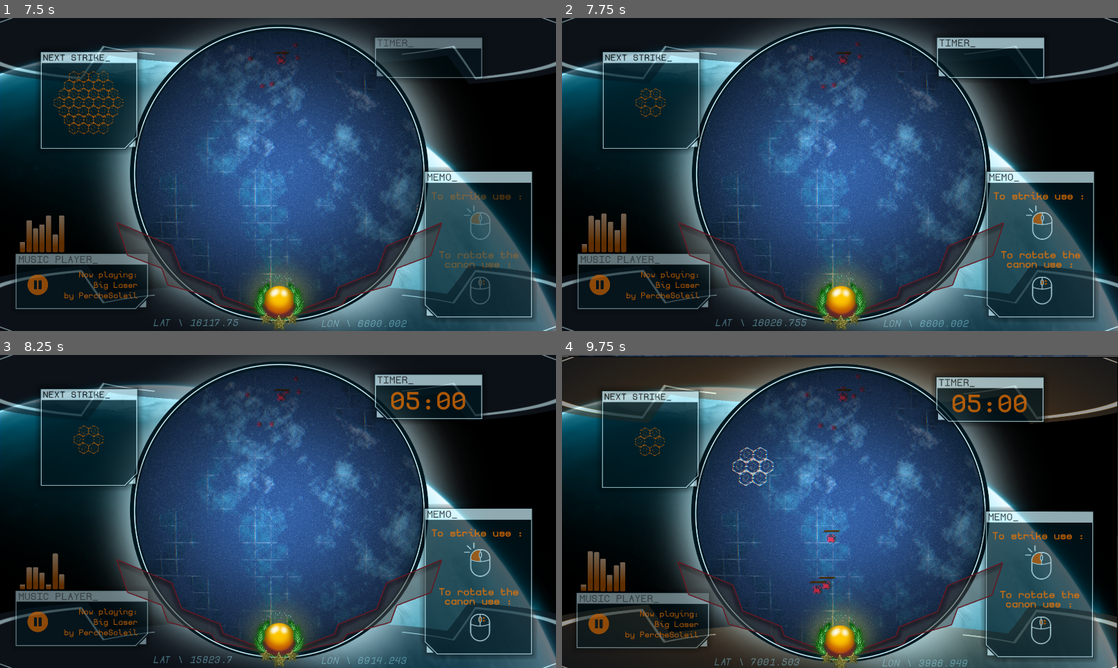
Above: before the commit, frames 1-4 (two rows, left to right).
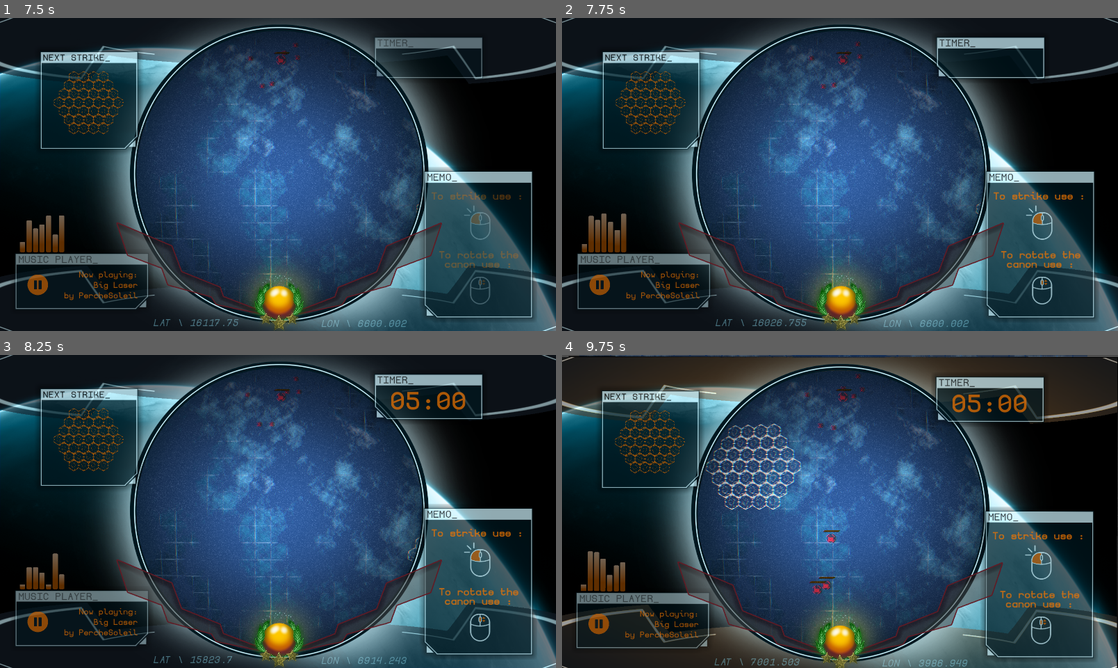
Above: after the commit, the same moments.

Repository: Rheyles/Semi-Surgical-Strike---GMTK2024
Game: Godot game, scene res://Scenes/main/main.tscn
Two runs of this game, one before a commit and one after it. Both use one fixed random seed, a clock stepped at 60 frames per second and the inputs below.
Inputs (mouse positions are in pixels of both pictures, inside the frame that each line leads up to):
- Up to frame 1 (7.5 s): move the mouse to (400, 158) at 0.52 s; click (400, 158) at 0.6 s; move the mouse to (166, 190) at 1.27 s; right-click (166, 190) at 1.35 s; tap Enter at 2, 2.75, 3.5 s; move the mouse to (333, 105) at 2.02 s; tap Mouse wheel down (Rotate_Down) at 2.1, 5.1 s; move the mouse to (250, 237) at 2.77 s; tap Mouse wheel up (Rotate_Up) at 2.85, 5.85 s; move the mouse to (444, 221) at 3.52 s; click (444, 221) at 3.6 s; move the mouse to (444, 221) at 4.27 s; right-click (444, 221) at 4.35 s; move the mouse to (450, 208) at 5.02 s; move the mouse to (461, 208) at 5.77 s; move the mouse to (478, 208) at 6.52 s; click (478, 208) at 6.6 s; move the mouse to (461, 208) at 7.27 s; right-click (461, 208) at 7.35 s
- Up to frame 2 (7.75 s): no input
- Up to frame 3 (8.25 s): move the mouse to (455, 558) at 8.02 s; tap Mouse wheel down (Rotate_Down) at 8.1 s
- Up to frame 4 (9.75 s): move the mouse to (1006, 558) at 8.77 s; tap Mouse wheel up (Rotate_Up) at 8.85 s; move the mouse to (656, 430) at 9.52 s; click (656, 430) at 9.6 s

Frame 1 is identical in both runs. In frame 2, 0.5% of the frame differs, in the area x 9-76%, y 16-63%; in frame 3, 0.6%; in frame 4, 2.0%, in the area x 9-44%, y 17-50%.

Commit message:
Next pattern BEFORE the reload

Diff:
--- a/Scenes/Canon/canon.gd
+++ b/Scenes/Canon/canon.gd
@@ -47,7 +47,7 @@
 
 var move_tween
 @export var move_speed: float = 0.3
-@export var base_reload_delay: float = 2.5
+@export var base_reload_delay: float = 3
 @export var reload_delay_bonus: float = 0.2
 @export var impact_delay: float = 0.9
 var reload_delay : float = 4
@@ -87,8 +87,6 @@
 				error_text.text = "... ERROR"
 			ready_to_shoot = true
 			reload_timer = 0
-			_load_Next_Pattern()
-
 			for hex in canonNode_array.size():
 				canonNode_array[hex].get_node("Sprite2D").modulate = Color.WHITE
 
@@ -128,16 +126,12 @@
 	energy.tween_property(laserLight,"energy", 9.5,0.1)
 	energy.tween_property(laserLight,"energy", 0,0.2)
 
-
 #Setup et Delay avant le tir
 	move_tween.kill()
 	ready_to_shoot = false
 	follow_mouse = false
 	await  get_tree().create_timer(impact_delay).timeout
 #Call activate canonNode shoot function
-
-
-#Global VFX (ScreenShake, distortion sur l'écran ?)
 	for hex in canonNode_array.size():
 		if canonNode_array[hex].visible == true:
 			canonNode_array[hex].nodeShoot()
@@ -145,7 +139,6 @@
 	shader_disto_toggle(true)
 	error_text._start(2,6,false)
 	caution_text._start(2,6,false)
-
 #SFX
 
 # End state
@@ -154,10 +147,11 @@
 	#print(str(GAME.enemy_killed_list.size()) + " target erased from the surface....")
 	#print(str(GAME.allied_killed_list.size()) + " friends fallen for democracy !! <3 <3")
 	reload_delay = base_reload_delay - (GAME.last_shot_kills * reload_delay_bonus)
-	if reload_delay <= 1:
-		reload_delay = 1
+	if reload_delay <= 1.5:
+		reload_delay = 1.5
 	print("reload delay after : " + str(GAME.last_shot_kills) + "kills is " + str(reload_delay))
 	GAME.last_shot_kills = 0
+	_load_Next_Pattern()
 
 func _load_Next_Pattern():
 	current_pattern_index = next_pattern_index
--- a/Scenes/main/main.tscn
+++ b/Scenes/main/main.tscn
@@ -164,6 +164,65 @@
 "values": [Color(1, 1, 1, 1)]
 }
 
+[sub_resource type="Animation" id="Animation_evxbf"]
+resource_name = "close_windows"
+tracks/0/type = "method"
+tracks/0/imported = false
+tracks/0/enabled = true
+tracks/0/path = NodePath("Music Player/AnimationPlayer")
+tracks/0/interp = 1
+tracks/0/loop_wrap = true
+tracks/0/keys = {
+"times": PackedFloat32Array(0.5),
+"transitions": PackedFloat32Array(1),
+"values": [{
+"args": ["appear", -1],
+"method": &"play_backwards"
+}]
+}
+tracks/1/type = "method"
+tracks/1/imported = false
+tracks/1/enabled = true
+tracks/1/path = NodePath("Memo/AnimationPlayer")
+tracks/1/interp = 1
+tracks/1/loop_wrap = true
+tracks/1/keys = {
+"times": PackedFloat32Array(0),
+"transitions": PackedFloat32Array(1),
+"values": [{
+"args": ["appear", -1],
+"method": &"play_backwards"
+}]
+}
+tracks/2/type = "method"
+tracks/2/imported = false
+tracks/2/enabled = true
+tracks/2/path = NodePath("NextStrike/AnimationPlayer")
+tracks/2/interp = 1
+tracks/2/loop_wrap = true
+tracks/2/keys = {
+"times": PackedFloat32Array(0.2),
+"transitions": PackedFloat32Array(1),
+"values": [{
+"args": ["appear", -1],
+"method": &"play_backwards"
+}]
+}
+tracks/3/type = "method"
+tracks/3/imported = false
+tracks/3/enabled = true
+tracks/3/path = NodePath("Timer/AnimationPlayer")
+tracks/3/interp = 1
+tracks/3/loop_wrap = true
+tracks/3/keys = {
+"times": PackedFloat32Array(1),
+"transitions": PackedFloat32Array(1),
+"values": [{
+"args": ["appear", -1],
+"method": &"play_backwards"
+}]
+}
+
 [sub_resource type="Animation" id="Animation_skirg"]
 resource_name = "deploy_ui"
 length = 2.7
@@ -426,6 +485,65 @@
 "values": [true]
 }
 
+[sub_resource type="Animation" id="Animation_0m35l"]
+resource_name = "open_windows"
+tracks/0/type = "method"
+tracks/0/imported = false
+tracks/0/enabled = true
+tracks/0/path = NodePath("NextStrike/AnimationPlayer")
+tracks/0/interp = 1
+tracks/0/loop_wrap = true
+tracks/0/keys = {
+"times": PackedFloat32Array(0.2),
+"transitions": PackedFloat32Array(1),
+"values": [{
+"args": ["appear", -1, 1.0, false],
+"method": &"play"
+}]
+}
+tracks/1/type = "method"
+tracks/1/imported = false
+tracks/1/enabled = true
+tracks/1/path = NodePath("Memo/AnimationPlayer")
+tracks/1/interp = 1
+tracks/1/loop_wrap = true
+tracks/1/keys = {
+"times": PackedFloat32Array(0.6),
+"transitions": PackedFloat32Array(1),
+"values": [{
+"args": ["appear", -1, 1.0, false],
+"method": &"play"
+}]
+}
+tracks/2/type = "method"
+tracks/2/imported = false
+tracks/2/enabled = true
+tracks/2/path = NodePath("Music Player/AnimationPlayer")
+tracks/2/interp = 1
+tracks/2/loop_wrap = true
+tracks/2/keys = {
+"times": PackedFloat32Array(0),
+"transitions": PackedFloat32Array(1),
+"values": [{
+"args": ["appear", -1, 1.0, false],
+"method": &"play"
+}]
+}
+tracks/3/type = "method"
+tracks/3/imported = false
+tracks/3/enabled = true
+tracks/3/path = NodePath("Timer/AnimationPlayer")
+tracks/3/interp = 1
+tracks/3/loop_wrap = true
+tracks/3/keys = {
+"times": PackedFloat32Array(1),
+"transitions": PackedFloat32Array(1),
+"values": [{
+"args": ["appear", -1, 1.0, false],
+"method": &"play"
+}]
+}
+
 [sub_resource type="Animation" id="Animation_ib28x"]
 resource_name = "start_game"
 length = 3.0
@@ -610,124 +728,6 @@
 "transitions": PackedFloat32Array(1),
 "update": 1,
 "values": [false]
-}
-
-[sub_resource type="Animation" id="Animation_0m35l"]
-resource_name = "open_windows"
-tracks/0/type = "method"
-tracks/0/imported = false
-tracks/0/enabled = true
-tracks/0/path = NodePath("NextStrike/AnimationPlayer")
-tracks/0/interp = 1
-tracks/0/loop_wrap = true
-tracks/0/keys = {
-"times": PackedFloat32Array(0.2),
-"transitions": PackedFloat32Array(1),
-"values": [{
-"args": ["appear", -1, 1.0, false],
-"method": &"play"
-}]
-}
-tracks/1/type = "method"
-tracks/1/imported = false
-tracks/1/enabled = true
-tracks/1/path = NodePath("Memo/AnimationPlayer")
-tracks/1/interp = 1
-tracks/1/loop_wrap = true
-tracks/1/keys = {
-"times": PackedFloat32Array(0.6),
-"transitions": PackedFloat32Array(1),
-"values": [{
-"args": ["appear", -1, 1.0, false],
-"method": &"play"
-}]
-}
-tracks/2/type = "method"
-tracks/2/imported = false
-tracks/2/enabled = true
-tracks/2/path = NodePath("Music Player/AnimationPlayer")
-tracks/2/interp = 1
-tracks/2/loop_wrap = true
-tracks/2/keys = {
-"times": PackedFloat32Array(0),
-"transitions": PackedFloat32Array(1),
-"values": [{
-"args": ["appear", -1, 1.0, false],
-"method": &"play"
-}]
-}
-tracks/3/type = "method"
-tracks/3/imported = false
-tracks/3/enabled = true
-tracks/3/path = NodePath("Timer/AnimationPlayer")
-tracks/3/interp = 1
-tracks/3/loop_wrap = true
-tracks/3/keys = {
-"times": PackedFloat32Array(1),
-"transitions": PackedFloat32Array(1),
-"values": [{
-"args": ["appear", -1, 1.0, false],
-"method": &"play"
-}]
-}
-
-[sub_resource type="Animation" id="Animation_evxbf"]
-resource_name = "close_windows"
-tracks/0/type = "method"
-tracks/0/imported = false
-tracks/0/enabled = true
-tracks/0/path = NodePath("Music Player/AnimationPlayer")
-tracks/0/interp = 1
-tracks/0/loop_wrap = true
-tracks/0/keys = {
-"times": PackedFloat32Array(0.5),
-"transitions": PackedFloat32Array(1),
-"values": [{
-"args": ["appear", -1],
-"method": &"play_backwards"
-}]
-}
-tracks/1/type = "method"
-tracks/1/imported = false
-tracks/1/enabled = true
-tracks/1/path = NodePath("Memo/AnimationPlayer")
-tracks/1/interp = 1
-tracks/1/loop_wrap = true
-tracks/1/keys = {
-"times": PackedFloat32Array(0),
-"transitions": PackedFloat32Array(1),
-"values": [{
-"args": ["appear", -1],
-"method": &"play_backwards"
-}]
-}
-tracks/2/type = "method"
-tracks/2/imported = false
-tracks/2/enabled = true
-tracks/2/path = NodePath("NextStrike/AnimationPlayer")
-tracks/2/interp = 1
-tracks/2/loop_wrap = true
-tracks/2/keys = {
-"times": PackedFloat32Array(0.2),
-"transitions": PackedFloat32Array(1),
-"values": [{
-"args": ["appear", -1],
-"method": &"play_backwards"
-}]
-}
-tracks/3/type = "method"
-tracks/3/imported = false
-tracks/3/enabled = true
-tracks/3/path = NodePath("Timer/AnimationPlayer")
-tracks/3/interp = 1
-tracks/3/loop_wrap = true
-tracks/3/keys = {
-"times": PackedFloat32Array(1),
-"transitions": PackedFloat32Array(1),
-"values": [{
-"args": ["appear", -1],
-"method": &"play_backwards"
-}]
 }
 
 [sub_resource type="AnimationLibrary" id="AnimationLibrary_cfm4p"]
@@ -994,6 +994,57 @@
 "appear": SubResource("Animation_ifwx0")
 }
 
+[sub_resource type="Animation" id="Animation_sa854"]
+length = 0.001
+tracks/0/type = "value"
+tracks/0/imported = false
+tracks/0/enabled = true
+tracks/0/path = NodePath(".:visible")
+tracks/0/interp = 1
+tracks/0/loop_wrap = true
+tracks/0/keys = {
+"times": PackedFloat32Array(0),
+"transitions": PackedFloat32Array(1),
+"update": 1,
+"values": [true]
+}
+tracks/1/type = "value"
+tracks/1/imported = false
+tracks/1/enabled = true
+tracks/1/path = NodePath(".:modulate")
+tracks/1/interp = 1
+tracks/1/loop_wrap = true
+tracks/1/keys = {
+"times": PackedFloat32Array(0),
+"transitions": PackedFloat32Array(1),
+"update": 0,
+"values": [Color(1, 1, 1, 0.694118)]
+}
+tracks/2/type = "value"
+tracks/2/imported = false
+tracks/2/enabled = true
+tracks/2/path = NodePath(".:size")
+tracks/2/interp = 1
+tracks/2/loop_wrap = true
+tracks/2/keys = {
+"times": PackedFloat32Array(0),
+"transitions": PackedFloat32Array(1),
+"update": 0,
+"values": [Vector2(407, 189)]
+}
+tracks/3/type = "value"
+tracks/3/imported = false
+tracks/3/enabled = true
+tracks/3/path = NodePath("Content:modulate")
+tracks/3/interp = 1
+tracks/3/loop_wrap = true
+tracks/3/keys = {
+"times": PackedFloat32Array(0),
+"transitions": PackedFloat32Array(1),
+"update": 0,
+"values": [Color(1, 1, 1, 1)]
+}
+
 [sub_resource type="Animation" id="Animation_mgfuo"]
 resource_name = "appear"
 tracks/0/type = "value"
@@ -1043,57 +1094,6 @@
 "transitions": PackedFloat32Array(1, 1),
 "update": 0,
 "values": [Color(1, 1, 1, 0), Color(1, 1, 1, 1)]
-}
-
-[sub_resource type="Animation" id="Animation_sa854"]
-length = 0.001
-tracks/0/type = "value"
-tracks/0/imported = false
-tracks/0/enabled = true
-tracks/0/path = NodePath(".:visible")
-tracks/0/interp = 1
-tracks/0/loop_wrap = true
-tracks/0/keys = {
-"times": PackedFloat32Array(0),
-"transitions": PackedFloat32Array(1),
-"update": 1,
-"values": [true]
-}
-tracks/1/type = "value"
-tracks/1/imported = false
-tracks/1/enabled = true
-tracks/1/path = NodePath(".:modulate")
-tracks/1/interp = 1
-tracks/1/loop_wrap = true
-tracks/1/keys = {
-"times": PackedFloat32Array(0),
-"transitions": PackedFloat32Array(1),
-"update": 0,
-"values": [Color(1, 1, 1, 0.694118)]
-}
-tracks/2/type = "value"
-tracks/2/imported = false
-tracks/2/enabled = true
-tracks/2/path = NodePath(".:size")
-tracks/2/interp = 1
-tracks/2/loop_wrap = true
-tracks/2/keys = {
-"times": PackedFloat32Array(0),
-"transitions": PackedFloat32Array(1),
-"update": 0,
-"values": [Vector2(407, 189)]
-}
-tracks/3/type = "value"
-tracks/3/imported = false
-tracks/3/enabled = true
-tracks/3/path = NodePath("Content:modulate")
-tracks/3/interp = 1
-tracks/3/loop_wrap = true
-tracks/3/keys = {
-"times": PackedFloat32Array(0),
-"transitions": PackedFloat32Array(1),
-"update": 0,
-"values": [Color(1, 1, 1, 1)]
 }
 
 [sub_resource type="AnimationLibrary" id="AnimationLibrary_ylsvf"]
